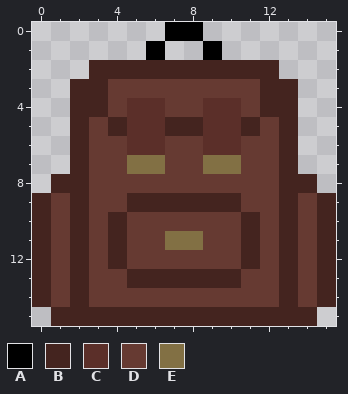
Two versions of one pixel-art sprite, assets/icons/16x16backpack.png. That is the earlier state.
The file is 16x16 pixels.
Palette (. is transparent): A #000000  B #44241f  C #5b2f29  D #663a32  E #827044
Pixels before, first column x 0:
 0 .......AA.......
 1 ......A..A......
 2 ...BBBBBBBBBB...
 3 ..BBDDDDDDDDBB..
 4 ..BBDCCDDCCDBB..
 5 ..BDBCCBBCCBDB..
 6 ..BDDCCDDCCDDB..
 7 ..BDDEEDDEEDDB..
 8 .BBDDDDDDDDDDBB.
 9 BDBDDBBBBBBDDBDB
10 BDBDBDDDDDDBDBDB
11 BDBDBDDEEDDBDBDB
12 BDBDBDDDDDDBDBDB
13 BDBDDBBBBBBDDBDB
14 BDBDDDDDDDDDDBDB
15 .BBBBBBBBBBBBBB.
And afterwards:
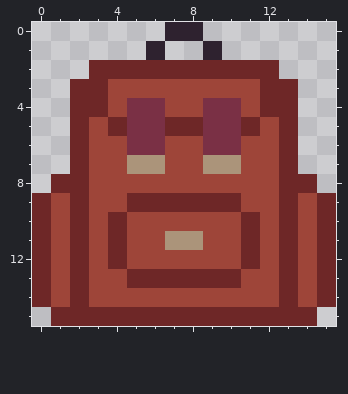
Diff:
colour A: #000000 -> #2e222f
colour B: #44241f -> #6e2727
colour C: #5b2f29 -> #7a3045
colour D: #663a32 -> #9e4539
colour E: #827044 -> #ab947a
